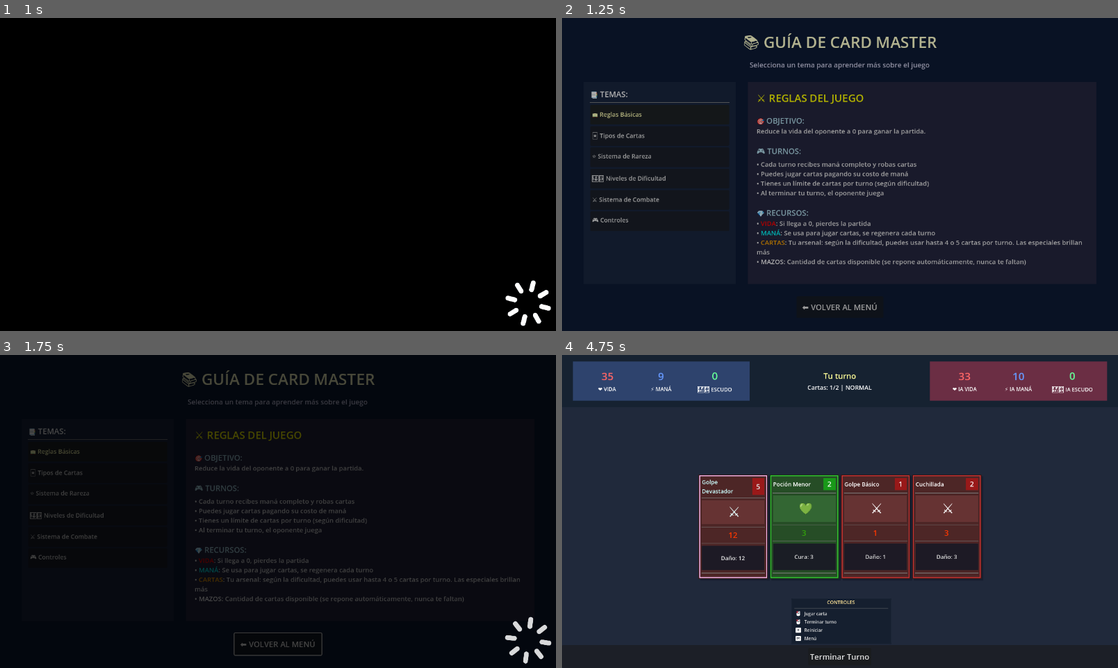
Above: before the commit, frames 1-4 (two rows, left to right).
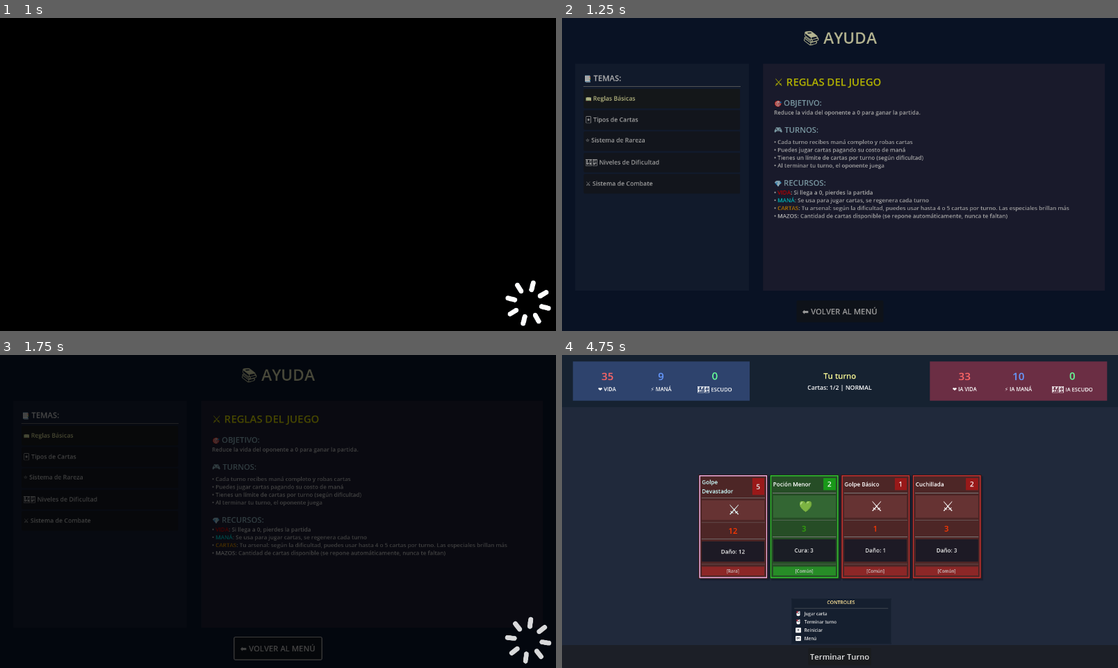
Above: after the commit, the same moments.

Repository: lextrack/Cards
Game: Godot game, scene res://scenes/MainMenu.tscn
Two runs of this game, one before a commit and one after it. Both use one fixed random seed, a clock stepped at 60 frames per second and the inputs below.
Inputs (mouse positions are in pixels of both pictures, inside the frame that each line leads up to):
- Up to frame 1 (1 s): click "AYUDA" at 0.5 s
- Up to frame 2 (1.25 s): no input
- Up to frame 3 (1.75 s): tap Enter (ui_accept) at 1.25, 1.52 s; move the mouse to (400, 495) at 1.27 s; hold Right (ui_right) from 1.28 s (still down); hold H (gamepad_start) from 1.28 s (still down); click (400, 495) at 1.42 s
- Up to frame 4 (4.75 s): release Right (ui_right) at 2 s; release H (gamepad_start) at 2 s; click "COMENZAR PARTIDA" at 2 s; click "🎮 COMENZAR" at 2.75 s; click "Terminar Turno" at 3.5 s; move the mouse to (695, 527) at 4.27 s; hold Left (ui_left) from 4.28 s (still down); tap H (gamepad_start) at 4.35 s; click (695, 527) at 4.42 s; tap Enter (ui_accept) at 4.52 s

Frame 1 is identical in both runs. In frame 2, 7.2% of the frame differs, in the area x 3-94%, y 4-95%; in frame 3, 5.2%; in frame 4, 3.8%.
Error in both runs: Invalid call. Nonexistent function 'get_deck_size' in base 'Nil'. (res://scripts/Main.gd:534)

Commit message:
Fix rarety label and refactoring dekcmanager

Diff:
--- a/scenes/Card.tscn
+++ b/scenes/Card.tscn
@@ -237,6 +237,7 @@
 
 [node name="RarityContainer" type="Panel" parent="CardBackground/VBox"]
 clip_contents = true
+custom_minimum_size = Vector2(0, 20)
 layout_mode = 2
 size_flags_vertical = 0
 
@@ -262,7 +263,7 @@
 grow_horizontal = 2
 grow_vertical = 2
 theme_override_colors/font_color = Color(0.8, 0.8, 0.8, 1)
-theme_override_font_sizes/font_size = 9
+theme_override_font_sizes/font_size = 10
 text = "[Común]"
 horizontal_alignment = 1
 vertical_alignment = 1
--- a/scenes/HelpMenu.tscn
+++ b/scenes/HelpMenu.tscn
@@ -35,10 +35,10 @@
 anchors_preset = 15
 anchor_right = 1.0
 anchor_bottom = 1.0
-offset_left = 50.0
-offset_top = 30.0
-offset_right = -50.0
-offset_bottom = -30.0
+offset_left = 30.0
+offset_top = 20.0
+offset_right = -30.0
+offset_bottom = -20.0
 grow_horizontal = 2
 grow_vertical = 2
 
@@ -51,18 +51,11 @@
 layout_mode = 2
 theme_override_colors/font_color = Color(1, 1, 0.8, 1)
 theme_override_font_sizes/font_size = 36
-text = "📚 GUÍA DE CARD MASTER"
-horizontal_alignment = 1
-
-[node name="Subtitle" type="Label" parent="MainContainer/HeaderContainer"]
-layout_mode = 2
-theme_override_colors/font_color = Color(0.8, 0.8, 0.9, 1)
-theme_override_font_sizes/font_size = 16
-text = "Selecciona un tema para aprender más sobre el juego"
+text = "📚 AYUDA"
 horizontal_alignment = 1
 
 [node name="Spacer1" type="Control" parent="MainContainer"]
-custom_minimum_size = Vector2(0, 20)
+custom_minimum_size = Vector2(0, 15)
 layout_mode = 2
 
 [node name="ContentContainer" type="HBoxContainer" parent="MainContainer"]
@@ -70,7 +63,7 @@
 size_flags_vertical = 3
 
 [node name="TopicsPanel" type="Panel" parent="MainContainer/ContentContainer"]
-custom_minimum_size = Vector2(350, 0)
+custom_minimum_size = Vector2(400, 0)
 layout_mode = 2
 size_flags_horizontal = 0
 size_flags_vertical = 3
@@ -89,10 +82,10 @@
 anchors_preset = 15
 anchor_right = 1.0
 anchor_bottom = 1.0
-offset_left = 15.0
-offset_top = 15.0
-offset_right = -15.0
-offset_bottom = -15.0
+offset_left = 20.0
+offset_top = 20.0
+offset_right = -20.0
+offset_bottom = -20.0
 grow_horizontal = 2
 grow_vertical = 2
 
@@ -110,7 +103,7 @@
 size_flags_vertical = 3
 
 [node name="Spacer2" type="Control" parent="MainContainer/ContentContainer"]
-custom_minimum_size = Vector2(20, 0)
+custom_minimum_size = Vector2(25, 0)
 layout_mode = 2
 
 [node name="ContentPanel" type="Panel" parent="MainContainer/ContentContainer"]
@@ -132,10 +125,10 @@
 anchors_preset = 15
 anchor_right = 1.0
 anchor_bottom = 1.0
-offset_left = 20.0
-offset_top = 20.0
-offset_right = -20.0
-offset_bottom = -20.0
+offset_left = 25.0
+offset_top = 25.0
+offset_right = -25.0
+offset_bottom = -25.0
 grow_horizontal = 2
 grow_vertical = 2
 
@@ -144,7 +137,7 @@
 size_flags_horizontal = 3
 size_flags_vertical = 3
 theme_override_colors/default_color = Color(0.9, 0.9, 0.9, 1)
-theme_override_font_sizes/normal_font_size = 15
+theme_override_font_sizes/normal_font_size = 13
 bbcode_enabled = true
 text = "Selecciona un tema de la izquierda para ver su contenido aquí.
 
@@ -152,7 +145,7 @@
 fit_content = true
 
 [node name="Spacer3" type="Control" parent="MainContainer"]
-custom_minimum_size = Vector2(0, 20)
+custom_minimum_size = Vector2(0, 15)
 layout_mode = 2
 
 [node name="ButtonsContainer" type="HBoxContainer" parent="MainContainer"]
--- a/scripts/DeckManager.gd
+++ b/scripts/DeckManager.gd
@@ -56,21 +56,3 @@
 			return "[ÉPICA]"
 		_:
 			return ""
-
-static func get_damage_bonus_for_turn(turn_number: int) -> int:
-	return GameBalance.get_damage_bonus(turn_number)
-
-static func is_special_damage_turn(turn_number: int) -> bool:
-	return GameBalance.is_damage_bonus_turn(turn_number)
-
-static func get_damage_bonus_info(turn_number: int) -> Dictionary:
-	var bonus = GameBalance.get_damage_bonus(turn_number)
-	var is_special = GameBalance.is_damage_bonus_turn(turn_number)
-	var description = GameBalance.get_damage_bonus_description(turn_number)
-
-	return {
-		"bonus": bonus,
-		"is_special_turn": is_special,
-		"description": description,
-		"turn": turn_number
-	}
--- a/scripts/DifficultyMenu.gd
+++ b/scripts/DifficultyMenu.gd
@@ -95,18 +95,15 @@
 	tween.tween_property(expert_card, "modulate:a", 1.0, 0.4)
 
 func setup_cards():
-	# Configurar el sistema de foco
 	normal_card.focus_mode = Control.FOCUS_ALL
 	hard_card.focus_mode = Control.FOCUS_ALL
 	expert_card.focus_mode = Control.FOCUS_ALL
 
-	# Configurar la navegación entre tarjetas
 	normal_card.focus_neighbor_right = hard_card.get_path()
 	hard_card.focus_neighbor_left = normal_card.get_path()
 	hard_card.focus_neighbor_right = expert_card.get_path()
 	expert_card.focus_neighbor_left = hard_card.get_path()
 
-	# Configurar navegación vertical
 	normal_card.focus_neighbor_bottom = start_button.get_path()
 	hard_card.focus_neighbor_bottom = start_button.get_path()
 	expert_card.focus_neighbor_bottom = start_button.get_path()
@@ -130,11 +127,9 @@
 	back_button.pressed.connect(_on_back_pressed)
 	start_button.pressed.connect(_on_start_pressed)
 
-	# Configurar navegación de botones
 	back_button.focus_neighbor_right = start_button.get_path()
 	start_button.focus_neighbor_left = back_button.get_path()
 
-	# Conectar con las tarjetas
 	back_button.focus_neighbor_top = normal_card.get_path()
 	start_button.focus_neighbor_top = hard_card.get_path()
 
--- a/scripts/HelpMenu.gd
+++ b/scripts/HelpMenu.gd
@@ -102,37 +102,7 @@
 • Cuando se agota el mazo, las cartas usadas se reintegran
 • Nunca te quedarás completamente sin opciones
 • La estrategia cambia según las cartas disponibles
-• En general, el reciclaje y retiro/robo de cartas es automático, no debes hacer nada""",
-
-"🎮 Controles": """[font_size=24][color=yellow]🕹️ CONTROLES DEL JUEGO[/color][/font_size]
-
-[font_size=18][color=orange]🎯 PARA NAVEGAR:[/color][/font_size]
-
-[font_size=18][color=white]⌨️ TECLADO:[/color][/font_size]
-- [color=cyan]Flechas:[/color] Navegar por menús y cartas
-- [color=cyan]Enter:[/color] Confirmar selección
-- [color=cyan]Escape:[/color] Cancelar/Volver/Menú principal
-
-[font_size=18][color=white]🎮 MANDO:[/color][/font_size]
-- [color=cyan]D-Pad/Stick izquierdo:[/color] Navegación de menús y cartas
-- [color=cyan]Botón A:[/color] Confirmar/Seleccionar
-- [color=cyan]Botón B:[/color] Cancelar/Volver
-
-[font_size=18][color=orange]🎯 CONTROLES EN PARTIDA:[/color][/font_size]
-[color=white]Con Mando:[/color]
-- [color=lime]Izquierda/Derecha:[/color] Navegar entre cartas
-- [color=lime]A:[/color] Jugar carta seleccionada
-- [color=lime]B:[/color] Terminar turno
-- [color=lime]X:[/color] Reiniciar partida
-- [color=lime]Y:[/color] Salir al menú principal
-- [color=lime]START:[/color] Ver mapeo de teclas
-
-[color=white]Con Teclado/Ratón:[/color]
-- [color=lime]Click en carta:[/color] Jugar carta
-- [color=lime]Click en "Terminar Turno":[/color] Finalizar turno
-- [color=lime]R:[/color] Reiniciar partida
-- [color=lime]ESC:[/color] Salir al menú principal
-- [color=lime]H:[/color] Ver mapeo de teclas"""
+• En general, el reciclaje y retiro/robo de cartas es automático, no debes hacer nada"""
 }
 
 func _ready():
